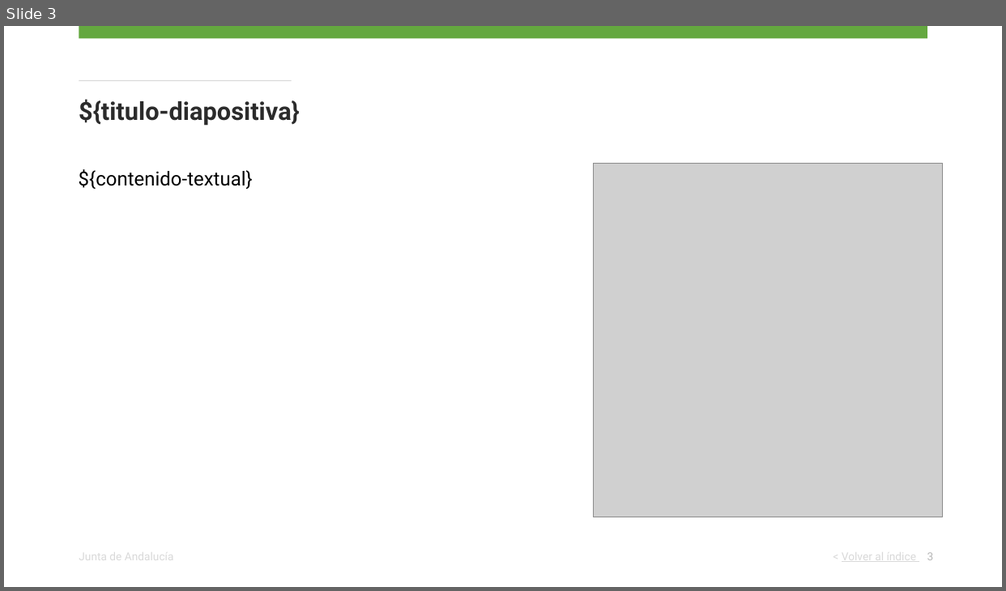
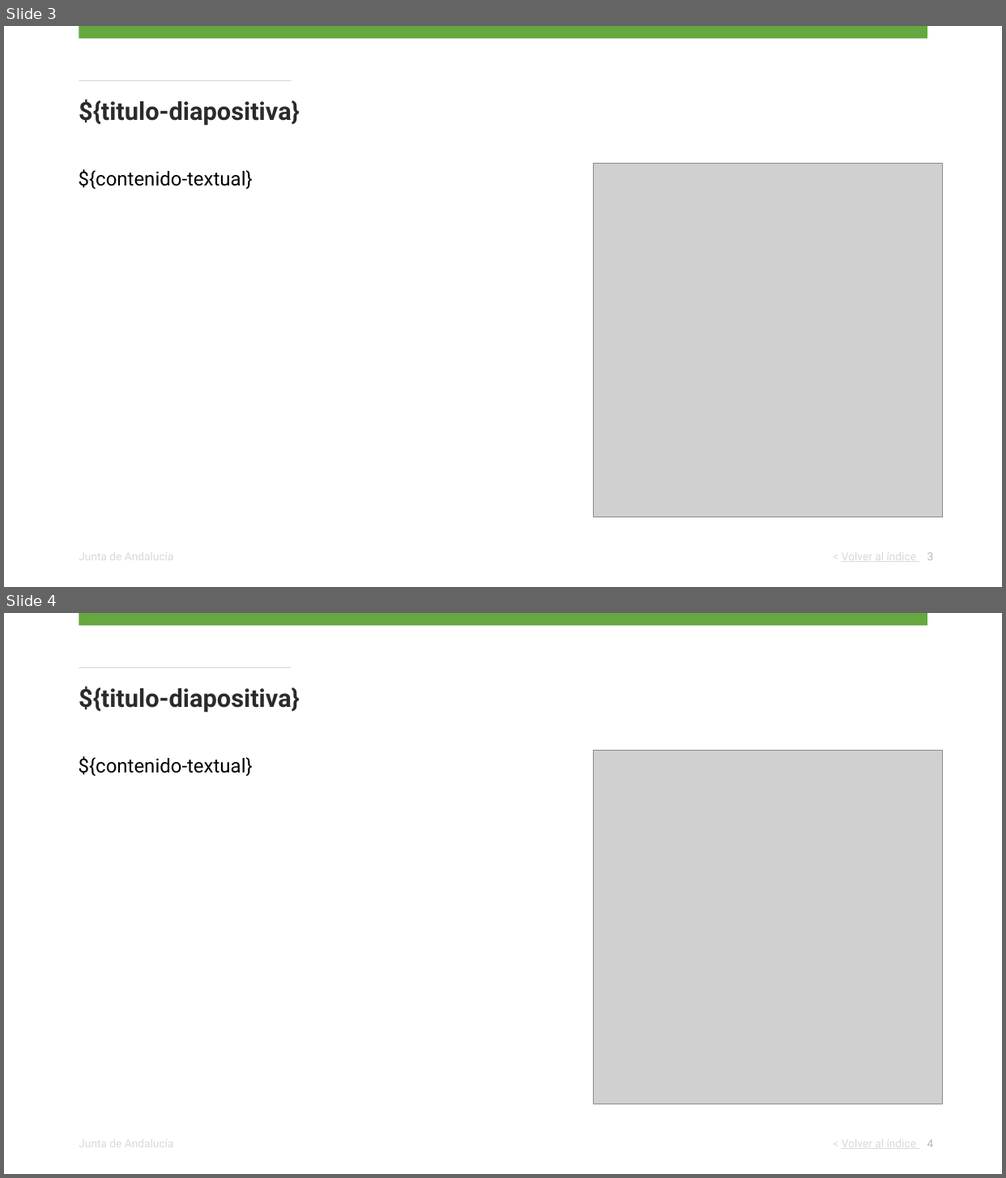
Before and after one commit to santigupro/curso-inap-iaprog-ejercicio-2-python, a slide deck: input/template.odp. Shown one above the other, each under a label of ours: slide 3 before the commit, slides 3 and 4 after it. The pictures are 1006x591 and 1006x1178 pixels, drawn with LibreOffice and Linux fonts; fonts in the diff are those of the drawing; grey boxes stand for pictures. Boxes give left, top, right and bottom in pixels: in the first picture for what was removed or moved away, otherwise in the second. Text is boxed around its words. In the diff, an @@ line names an element or a change of style, - is before the commit and + after.

Commit message:
feat: Añade mantiene formato de contenido textual

```diff
--- a/input/template.odp
+++ b/input/template.odp
@@ slide 4 added at bbox=[4, 613, 1002, 1174], background #FFFFFF; not listed: 1 template element that a slide beside it also shows @@
@@ rectangle added at bbox=[79, 613, 927, 625], fill #64A83F @@
@@ line added from (79, 668) to (292, 668), #D9D9D9 0.74 pt @@
@@ text added at bbox=[79, 686, 300, 713], 18 pt, text #2B2B2B, bold @@
+${titulo-diapositiva}
@@ text added at bbox=[79, 756, 253, 776], 14 pt, text #000000 @@
+${contenido-textual}
@@ picture added at bbox=[594, 751, 943, 1104] @@
@@ text added at bbox=[842, 1136, 916, 1151], 8 pt, text #D9D9D9, underline @@
+< Volver al índice
@@ page number added at bbox=[927, 1139, 934, 1148], 8 pt, text #B7B7B7 @@
+4
```
Also in this commit, not shown: 3 other files.
